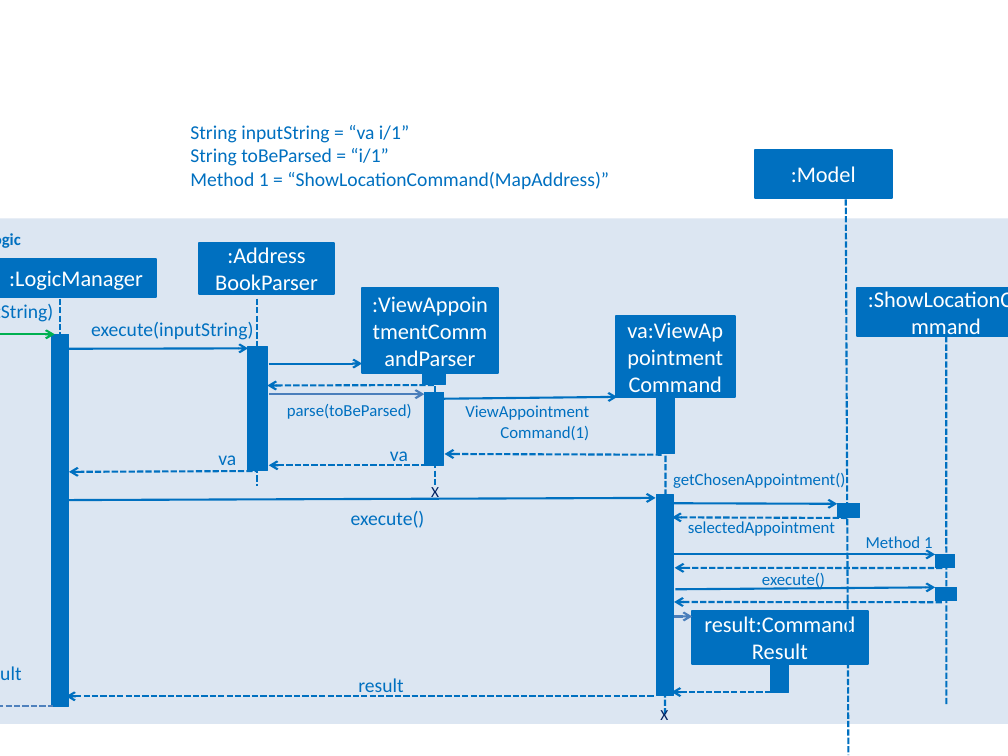
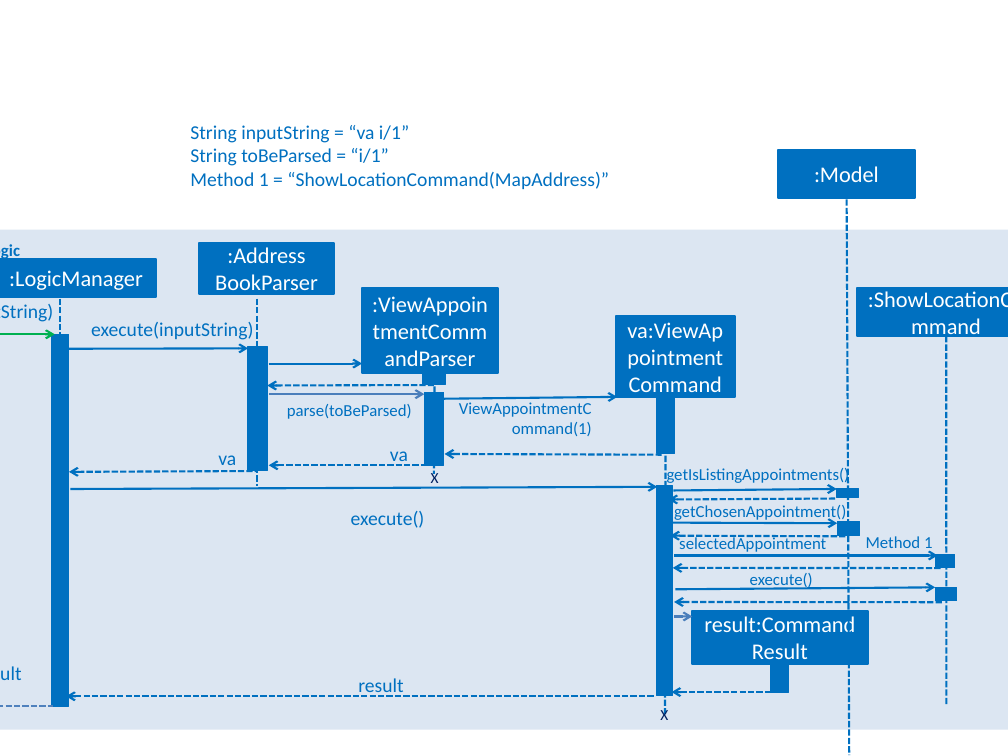
Before and after one commit to tzerbin/addressbook-level4, a slide deck: slide 1 of docs/diagrams/ViewAppointmentSequenceDiagram.pptx. Drawn at 1008x756 pixels with LibreOffice and Linux fonts; fonts in the diff are those of the drawing. Boxes give left, top, right and bottom in pixels: in the first picture for what was removed or moved away, otherwise in the second. Text is boxed around its words. In the diff, an @@ line names an element or a change of style, - is before the commit and + after.

```diff
--- a/docs/diagrams/ViewAppointmentSequenceDiagram.pptx
+++ b/docs/diagrams/ViewAppointmentSequenceDiagram.pptx
@@ rectangle ":Model": place and size @@
-rectangle ":Model" at [755, 149, 892, 198]
+rectangle ":Model" at [778, 149, 915, 198]
@@ rounded rectangle "Logic": place and size @@
-rounded rectangle "Logic" at [0, 219, 1008, 724]
+rounded rectangle "Logic" at [0, 230, 1008, 730]
@@ line moved from (434, 378) - (434, 487) to (434, 378) - (434, 474) @@
@@ text "ViewAppointmentCommand(1)" rewrapped from [500, 426, 589, 440] to [512, 422, 592, 436] @@
@@ text "X": place and size @@
-text "X" at [431, 484, 439, 500]
+text "X" at [431, 470, 439, 488]
@@ text added at [667, 468, 850, 485], 12 pt, text #0070C0 @@
+getIsListingAppointments()
@@ arrow moved from (69, 500) - (655, 498) to (71, 489) - (657, 487) @@
@@ text "getChosenAppointment()": place and size @@
-text "getChosenAppointment()" at [673, 473, 845, 488]
+text "getChosenAppointment()" at [674, 503, 846, 521]
@@ rectangle: place and size @@
-rectangle at [656, 495, 673, 696]
+rectangle at [656, 486, 672, 696]
@@ arrow added from (836, 499) to (668, 500), #0070C0 1.5 pt dashed @@
@@ arrow added from (673, 491) to (837, 489), #0070C0 1.5 pt @@
@@ rectangle added at [837, 489, 859, 498], fill #0070C0, outline #0070C0 0.75 pt @@
@@ text "selectedAppointment": place and size @@
-text "selectedAppointment" at [688, 521, 835, 536]
+text "selectedAppointment" at [679, 536, 826, 552]
@@ 2 arrows, 1 rectangle: place and size @@
-2 arrows, 1 rectangle at [665, 503, 860, 518]
+2 arrows, 1 rectangle at [665, 521, 860, 536]
@@ text "execute()": place and size @@
-text "execute()" at [762, 573, 825, 589]
+text "execute()" at [750, 573, 813, 589]
@@ arrow moved from (671, 554) - (935, 554) to (674, 555) - (937, 555) @@
```
Also in this commit, not shown: 3 other files.
